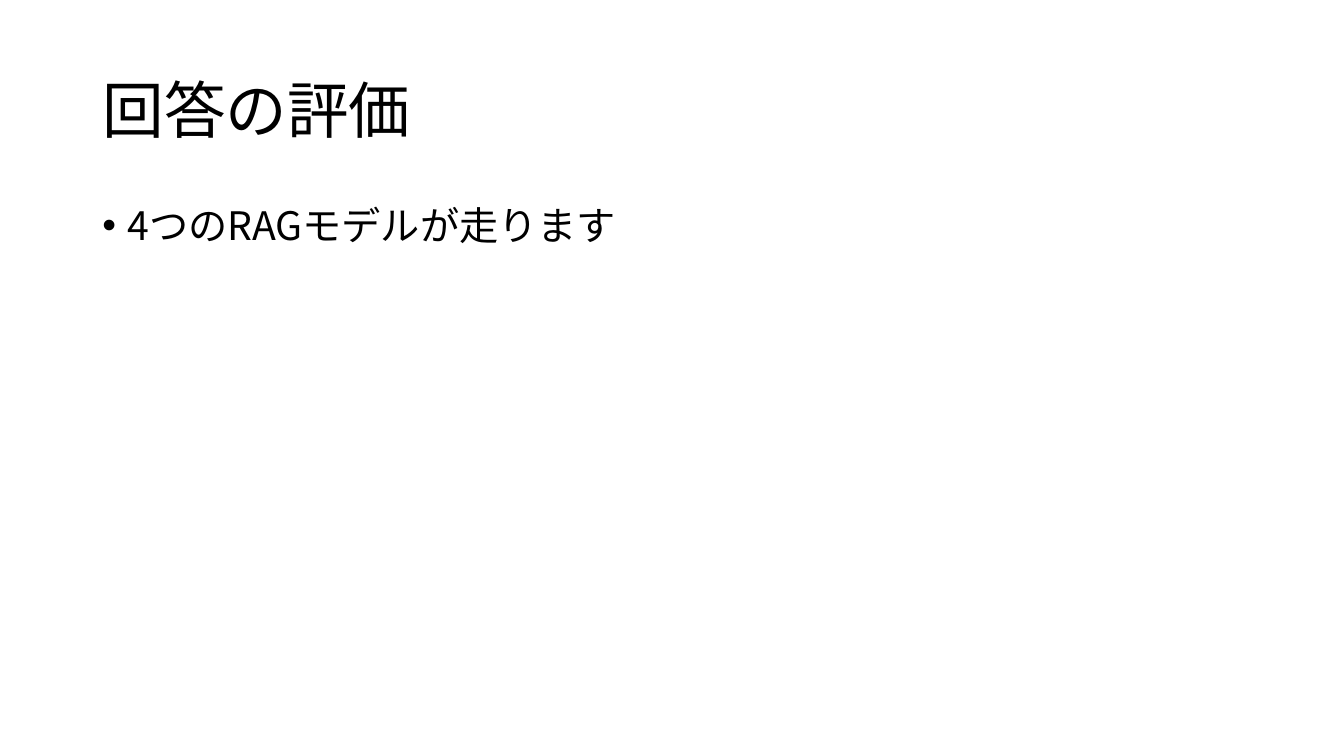
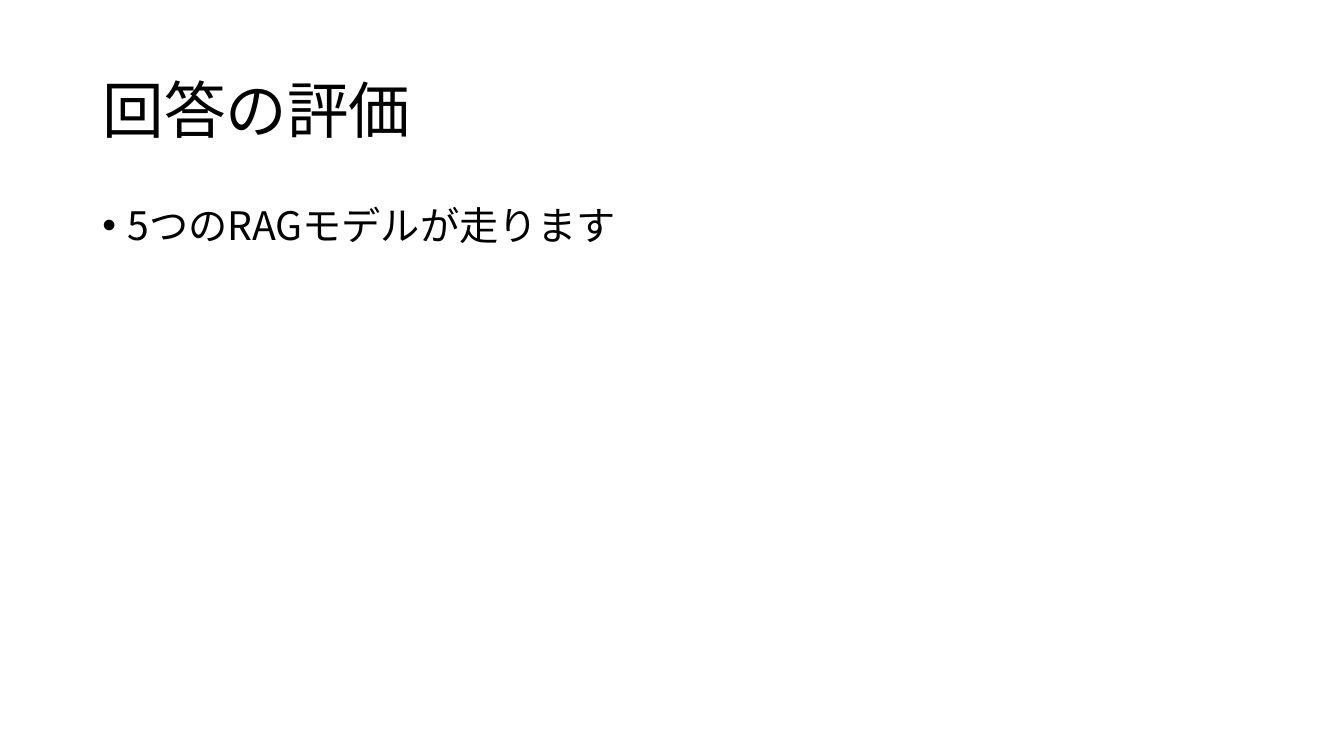
Before and after one commit to flymywife/Meta-CommunicationRAG, a slide deck: slide 13 of mcrag-app-mcp/sample/MCRAG_mcp_マニュアル.pptx (slide 12 before the commit). Drawn at 1344x756 pixels with LibreOffice and Linux fonts; fonts in the diff are those of the drawing. Boxes give left, top, right and bottom in pixels: in the first picture for what was removed or moved away, otherwise in the second. Text is boxed around its words. In the diff, an @@ line names an element or a change of style, - is before the commit and + after.

```diff
--- a/mcrag-app-mcp/sample/MCRAG_mcp_マニュアル.pptx
+++ b/mcrag-app-mcp/sample/MCRAG_mcp_マニュアル.pptx
@@ text at <box>128,206,616,243</box>: text changed @@
-• 4つのRAGモデルが走ります
+• 5つのRAGモデルが走ります
```
Also in this commit, not shown: 2 other slides changed, 2 slides added, 15 other files.
